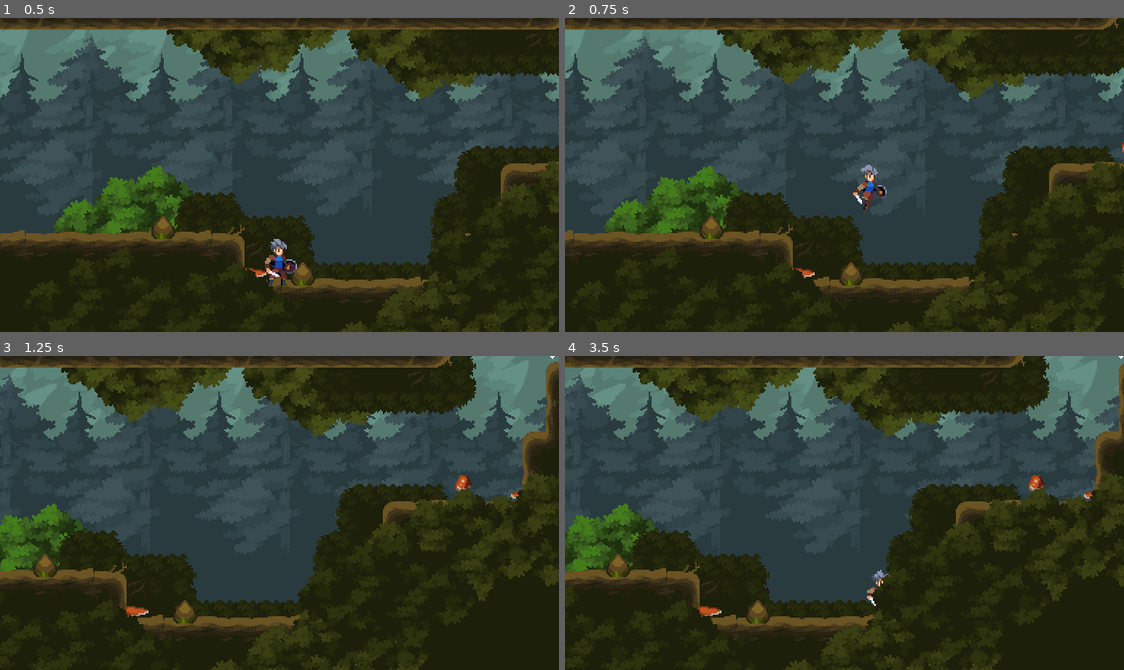
Above: before the commit, frames 1-4 (two rows, left to right).
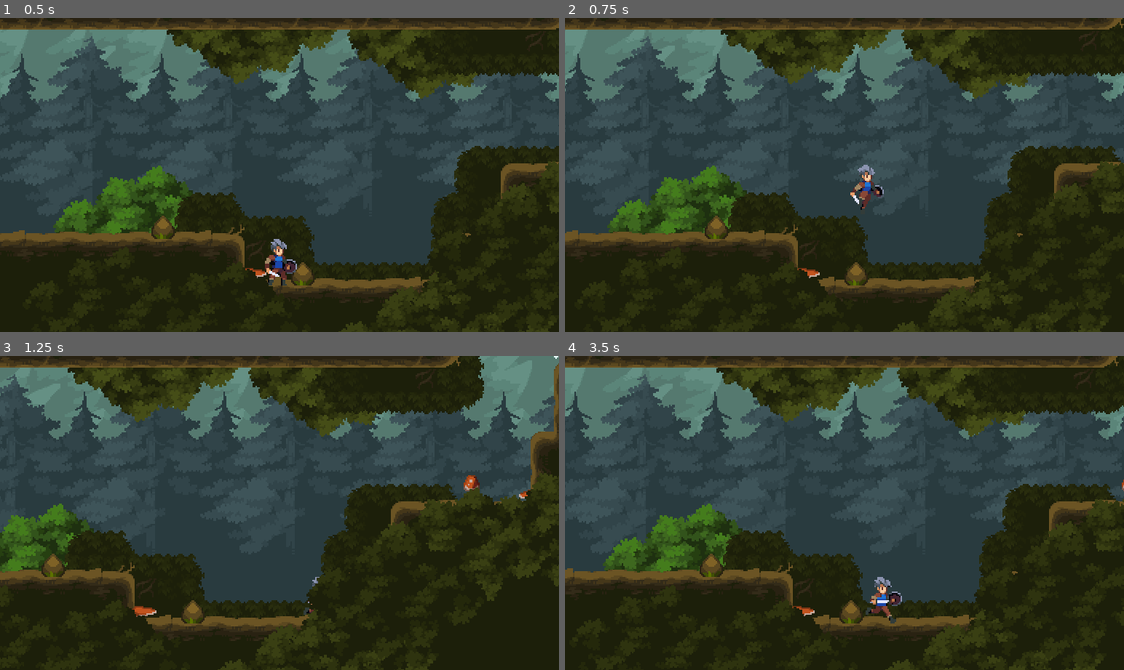
Above: after the commit, the same moments.

Repository: CafeKiller/legend_of_the_brave
Game: Godot game, scene res://world.tscn
The game is run twice, just before and just after one commit, with the same random seed, the same clock (stepped at 60 frames per second) and the same inputs.
Inputs:
- Up to frame 1 (0.5 s): no input
- Up to frame 2 (0.75 s): hold D (move_right) from 0.53 s (still down); hold Space (jump) from 0.53 s (still down)
- Up to frame 3 (1.25 s): keep holding D (move_right); keep holding Space (jump)
- Up to frame 4 (3.5 s): release Space (jump) at 1.28 s; tap Space (jump) at 1.35, 1.52, 1.82, 2.85, 3.02, 3.32 s; release D (move_right) at 2.03 s; hold A (move_left) 2.03-2.78 s; hold Space (jump) 2.03-2.78 s; hold D (move_right) from 2.78 s (still down)

Frame 1 is identical in both runs. In frame 2, 6.2% of the frame differs, in the area x 0-100%, y 0-100%; in frame 3, 9.8%; in frame 4, 38%.

Commit message:
feat: [08] add wall jump

Diff:
--- a/classes/StateMachines.gd
+++ b/classes/StateMachines.gd
@@ -3,13 +3,15 @@
 
 # 有限状态机
 
+# 当前状态
 var current_state: int = -1:
 	set(v):
 		owner.transition_state(current_state, v);
 		current_state = v;
-		pass
+		state_time = 0; # 重置
 
-
+# 状态持续时间
+var state_time := 0.0;
 
 # 初始化
 func _ready() -> void:
@@ -28,3 +30,4 @@
 
 	# 将获取的新状态更新到父节点， 让父节点进行对应画面处理。
 	owner.tick_physics(current_state, delta);
+	state_time += delta;
--- a/player.gd
+++ b/player.gd
@@ -1,12 +1,13 @@
 extends CharacterBody2D
 
 enum State {
-	IDEL,
-	RUNNING,
-	JUMP,
-	FALL,
-	LANDING,
-	WALL_SLIDING,
+	IDEL, 			# 静置（默认）
+	RUNNING,		# 跑动
+	JUMP,			# 跳跃
+	FALL,			# 下落
+	LANDING,		# 完全下落，蹲下
+	WALL_SLIDING,	# 蹬墙滑动
+	WALL_JUMP,		# 蹬墙跳
 }
 
 # 位于地面的状态
@@ -16,9 +17,11 @@
 # 地面移动加速度
 const FLOOR_ACCELERATION := RUN_SPEED / 0.2;
 # 空中移动加速度
-const AIR_ACCELERATION := RUN_SPEED / 0.02;
-# 跳跃加速速度
+const AIR_ACCELERATION := RUN_SPEED / 0.1;
+# 跳跃加速度
 const JUMP_VELOCITY := -320.0;
+# 蹬墙跳加速度（向量）
+const WALL_JUMP_VELOCITY := Vector2(380, -300);
 
 
 # 重力 (此处读取项目设置中的默认值)
@@ -30,8 +33,9 @@
 @onready var animation_player: AnimationPlayer = $AnimationPlayer;
 @onready var coyote_timer: Timer = $CoyotTimer;
 @onready var jump_request_timer: Timer = $JumpRequestTimer;
-@onready var hand_checker: RayCast2D = $Graphice/HandChecker
-@onready var foot_checker: RayCast2D = $Graphice/FootChecker
+@onready var hand_checker: RayCast2D = $Graphice/HandChecker;
+@onready var foot_checker: RayCast2D = $Graphice/FootChecker;
+@onready var state_machines: Node = $StateMachines;
 
 # 输入监听
 func _unhandled_input(event: InputEvent) -> void:
@@ -89,13 +93,21 @@
 			hand_move(default_gravity, delta);
 
 		State.LANDING:
-			hand_stand(delta);
+			hand_stand(delta, default_gravity);
 
 		State.WALL_SLIDING:
 			hand_move(default_gravity / 4, delta);
 			# 在贴墙滑动时，获取当前墙面的法线向量，根据向量值来处理贴墙翻转
 			graphice.scale.x = get_wall_normal().x;
 
+		State.WALL_JUMP:
+			if state_machines.state_time < 0.1:
+				hand_stand(delta, 0.0 if is_first_tick else default_gravity);
+				graphice.scale.x = get_wall_normal().x;
+			else:
+				hand_move(default_gravity, delta);
+			pass
+
 	is_first_tick = false;
 
 # 获取最新状态
@@ -106,6 +118,7 @@
 	var is_still := is_zero_approx(direction) and is_zero_approx(velocity.x);
 
 	# 处理跳跃，并且获取当前跳跃状态： 是否为主动跳跃
+	# var should_jump := (state == State.WALL_JUMP) if hand_jump() else hand_wall_jump();
 	var should_jump := hand_jump();
 	if should_jump:
 		return State.JUMP;
@@ -132,7 +145,7 @@
 			if is_on_floor():
 				return State.LANDING if is_still else State.RUNNING;
 			# 处于贴墙时，且手部碰撞检查器和脚部碰撞检查器同时触发
-			if is_on_wall() and hand_checker.is_colliding() and foot_checker.is_colliding():
+			if can_wall_slide():
 				return State.WALL_SLIDING;
 
 		State.LANDING:
@@ -142,16 +155,31 @@
 				return State.IDEL;
 
 		State.WALL_SLIDING:
+			if jump_request_timer.time_left > 0:
+				return State.WALL_JUMP;
 			if is_on_floor():
 				return State.IDEL;
 			if not is_on_wall():
 				return State.FALL;
 
+		State.WALL_JUMP:
+			if can_wall_slide() and not is_first_tick:
+				return State.WALL_SLIDING;
+			if velocity.y >= 0:
+				return State.FALL;
+
 	return state;
 
 
 # 状态变化
 func transition_state(from: State, to: State) -> void:
+
+	print("[%s] %s => %s" % [
+		Engine.get_physics_frames(),
+		State.keys()[from] if from != -1 else "<START>",
+		State.keys()[to],
+	]);
+
 
 	if from not in GROUND_STATES and to in GROUND_STATES:
 		coyote_timer.stop();
@@ -176,6 +204,12 @@
 
 		State.WALL_SLIDING:
 			animation_player.play("wall_sliding");
+
+		State.WALL_JUMP:
+			animation_player.play("jump");
+			velocity = WALL_JUMP_VELOCITY;
+			velocity.x *= get_wall_normal().x;
+
 
 	is_first_tick = true;
 
@@ -197,9 +231,9 @@
 	move_and_slide();
 
 
-func hand_stand(delta: float) -> void:
+func hand_stand(delta: float, gravity: float = default_gravity) -> void:
 	velocity.x = move_toward(velocity.x, 0.0, current_use_acceleration() * delta);
-	velocity.y += default_gravity * delta;
+	velocity.y += gravity * delta;
 
 	move_and_slide();
 
@@ -212,12 +246,27 @@
 	# 判断起跳条件
 	if can_jump and jump_request_timer.time_left > 0:
 		velocity.y = JUMP_VELOCITY;
-
+		print("11111111")
 		# 跳跃完毕后关闭定时器
 		coyote_timer.stop();
 		jump_request_timer.stop();
-
 		return true; # true 表示主动跳跃
+
+	return false;
+
+# 处理蹬墙跳跃
+func hand_wall_jump() -> bool:
+	# 跳跃条件
+	var can_jump := is_on_floor() or coyote_timer.time_left > 0;
+
+	# 判断起跳条件
+	if can_jump and jump_request_timer.time_left > 0:
+		velocity = WALL_JUMP_VELOCITY;
+		velocity.x *= get_wall_normal().x;
+		# 跳跃完毕后关闭定时器
+		jump_request_timer.stop();
+		return true; # true 表示主动跳跃
+
 	return false;
 
 # 当前的使用的加速度
@@ -226,6 +275,10 @@
 		return FLOOR_ACCELERATION;
 	else:
 		return AIR_ACCELERATION;
+
+# 判断： 处于贴墙时，且手部碰撞检查器和脚部碰撞检查器同时触发
+func can_wall_slide() -> bool:
+	return is_on_wall() and hand_checker.is_colliding() and foot_checker.is_colliding();
 
 
 # 处理郊狼时间（郊狼时间即指：脱离地面边缘依旧存在跳跃时机）
